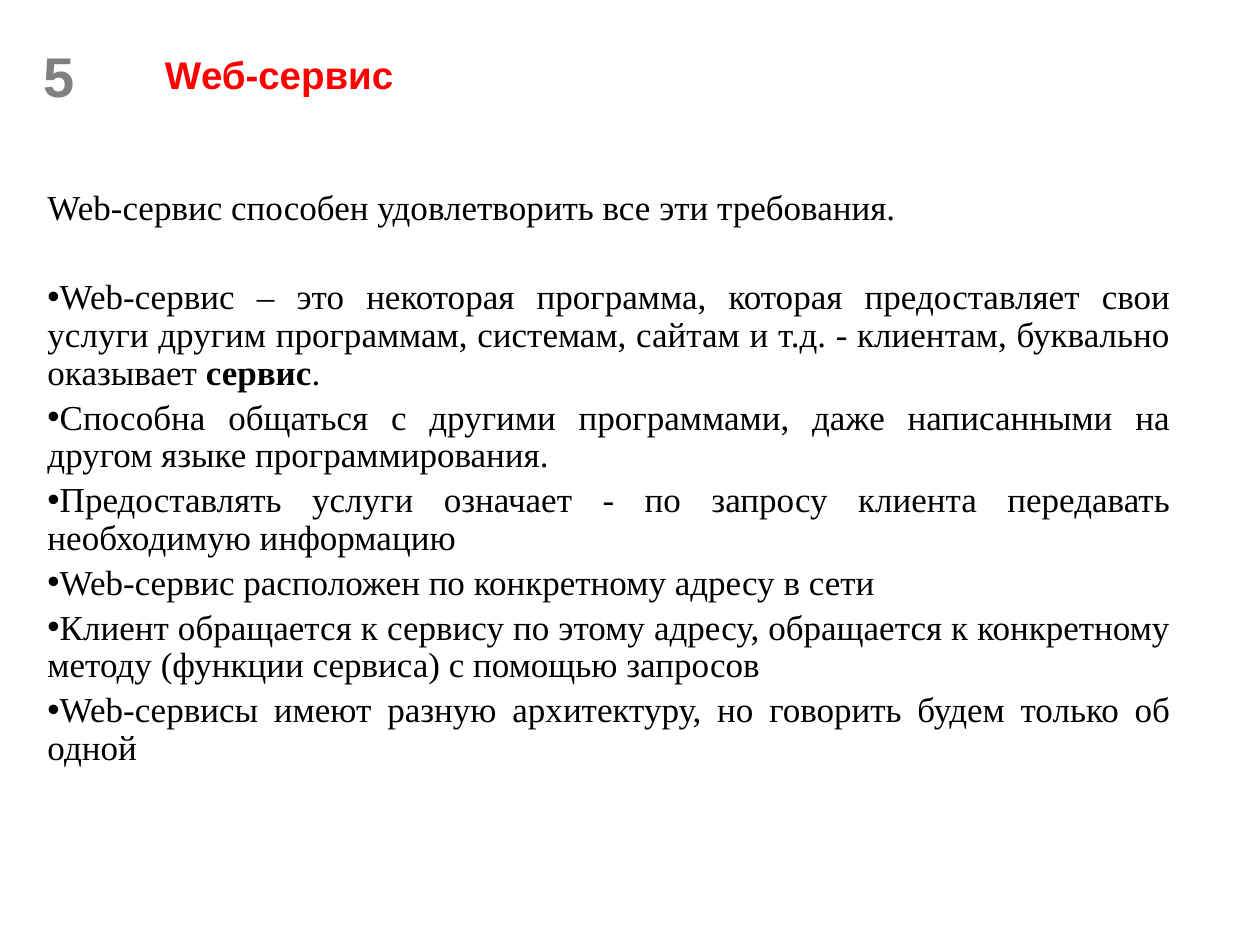
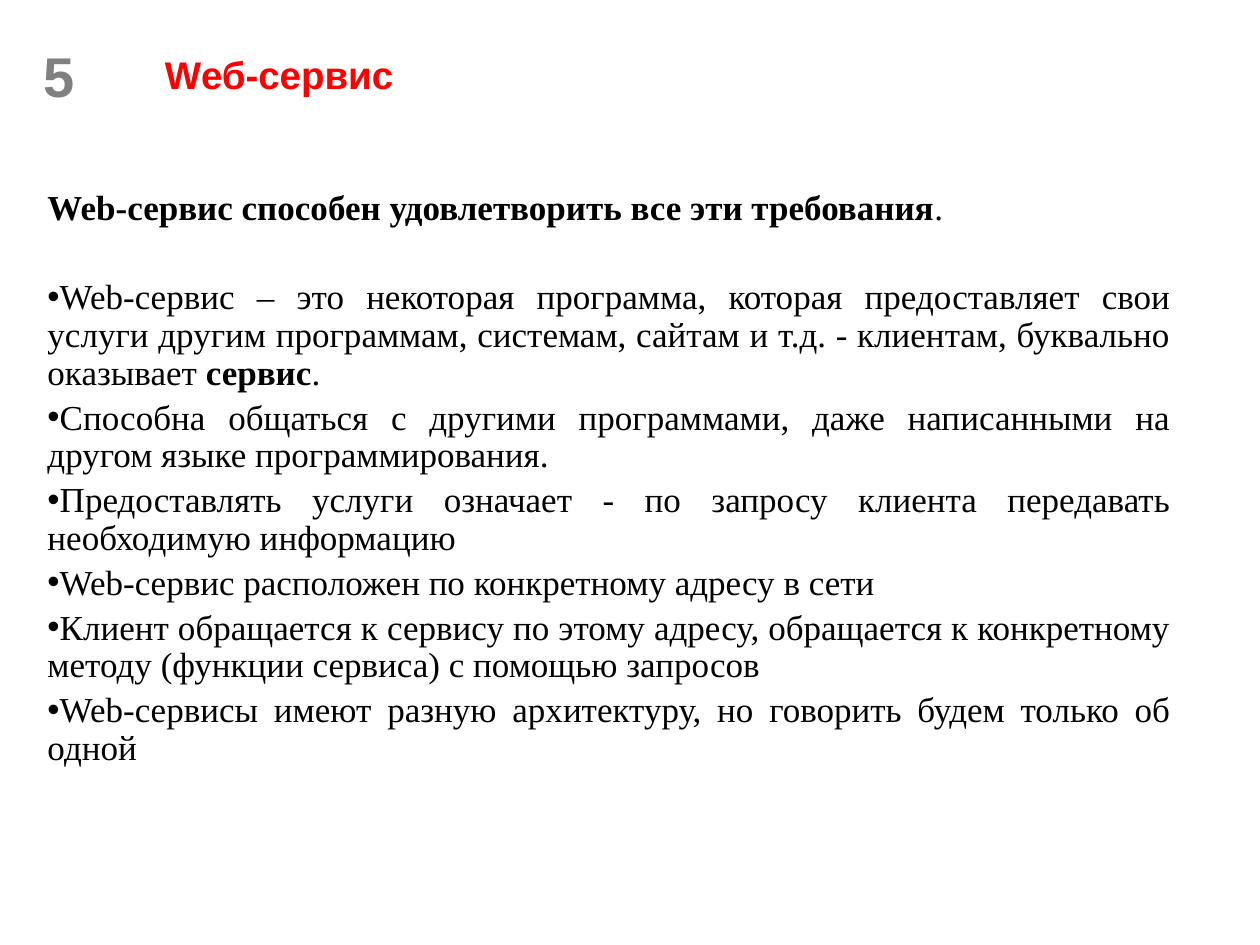
Before and after one commit to scareme/web_flask, a slide deck: slide 5 of Разработка веб-сервисов.pptx. Drawn at 1260x945 pixels with LibreOffice and Linux fonts; fonts in the diff are those of the drawing; background and template pictures are left out. Boxes give left, top, right and bottom in pixels: in the first picture for what was removed or moved away, otherwise in the second. Text is boxed around its words. In the diff, an @@ line names an element or a change of style, - is before the commit and + after.

```diff
--- a/Разработка веб-сервисов.pptx
+++ b/Разработка веб-сервисов.pptx
@@ text at [47, 195, 943, 227]: bold on in "Web-сервис способен удовлетворить все эти требования." @@
```
Also in this commit, not shown: 3 other slides changed, 5 slides added, 1 slide removed, 1 other file.
